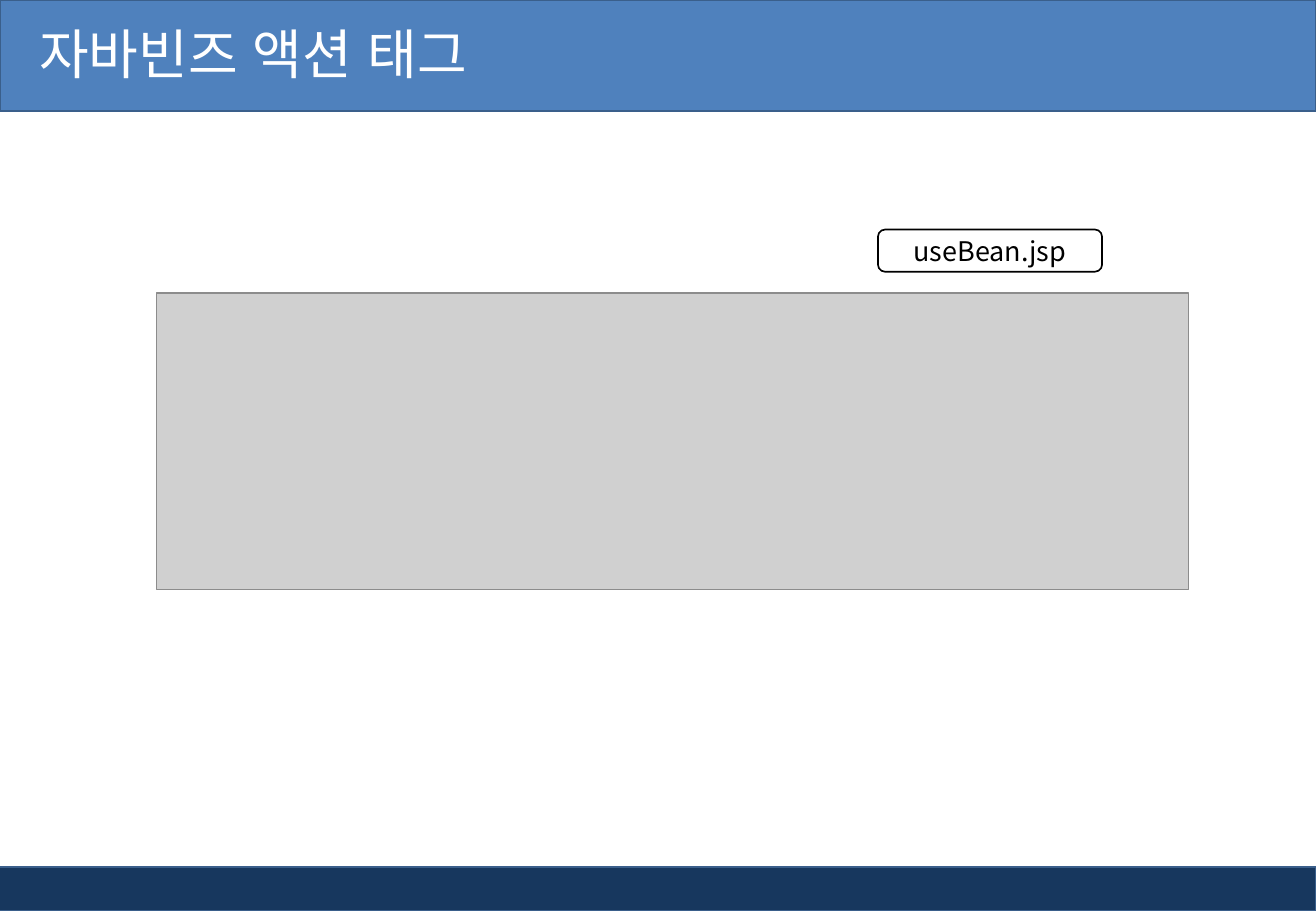
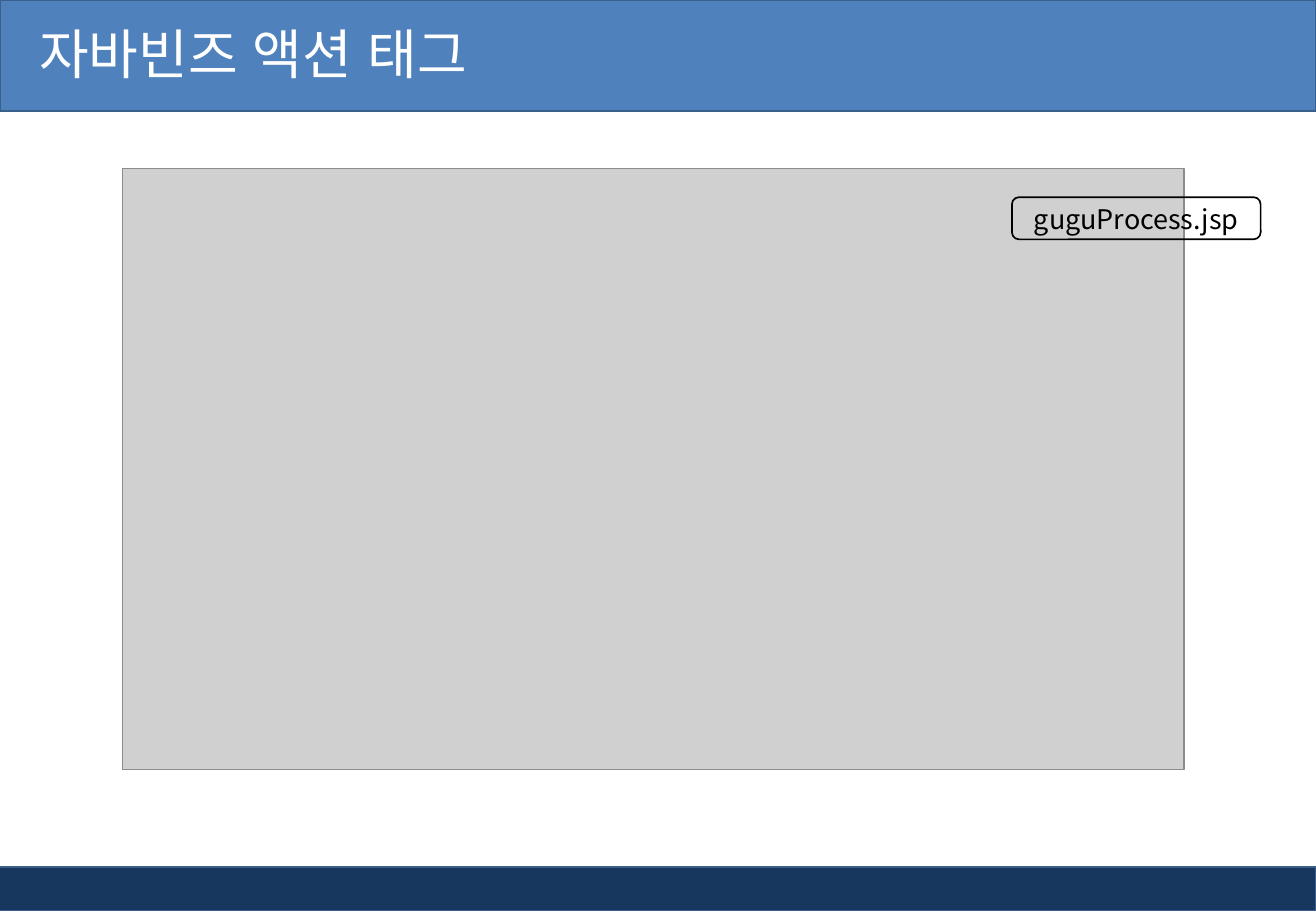
Before and after one commit to pshho/ngreen_project, a slide deck: slide 47 of jspWorks/자료/jsp_ppt/2장. Jsp 태그(스크립트, 디렉티브태그).pptx (slide 45 before the commit). Drawn at 1316x911 pixels with LibreOffice and Linux fonts; fonts in the diff are those of the drawing; grey boxes stand for pictures; background and template pictures are left out. Boxes give left, top, right and bottom in pixels: in the first picture for what was removed or moved away, otherwise in the second. Text is boxed around its words. In the diff, an @@ line names an element or a change of style, - is before the commit and + after.

```diff
--- a/jspWorks/자료/jsp_ppt/2장. Jsp 태그(스크립트, 디렉티브태그).pptx
+++ b/jspWorks/자료/jsp_ppt/2장. Jsp 태그(스크립트, 디렉티브태그).pptx
@@ picture added at box(123, 169, 1185, 770) @@
@@ rounded rectangle "guguProcess.jsp": place and size @@
-rounded rectangle "guguProcess.jsp" at box(879, 230, 1102, 272)
+rounded rectangle "guguProcess.jsp" at box(1012, 197, 1261, 239)
@@ text in rounded rectangle at box(1034, 201, 1239, 236): text changed @@
-useBean.jsp
+guguProcess.jsp
@@ picture removed at box(157, 293, 1190, 589) @@
```
Also in this commit, not shown: 26 other slides changed, 2 slides added, 24 other files.
